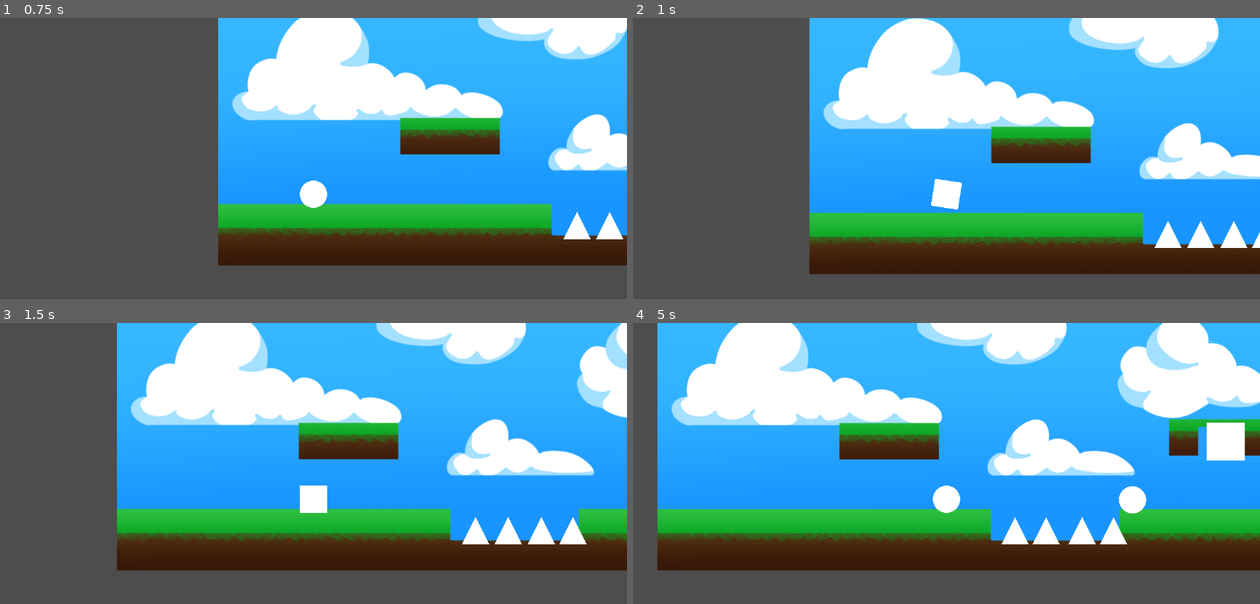
Above: before the commit, frames 1-4 (two rows, left to right).
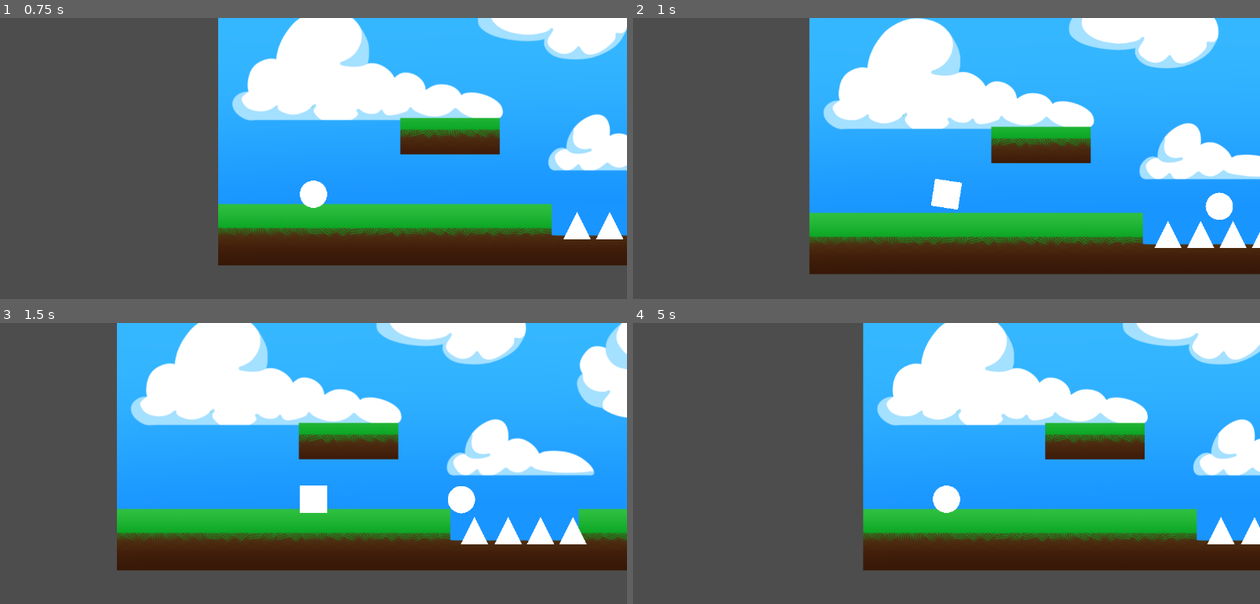
Above: after the commit, the same moments.

Repository: vmaye002-debug/shape-shifter
Game: Godot game, scene res://main.tscn
The game is run twice, just before and just after one commit, with the same random seed, the same clock (stepped at 60 frames per second) and the same inputs.
Inputs:
- Up to frame 1 (0.75 s): hold D (right) from 0.53 s (still down); hold 3 (circle) from 0.53 s (still down)
- Up to frame 2 (1 s): keep holding D (right); keep holding 3 (circle); tap 1 (square) at 0.8 s
- Up to frame 3 (1.5 s): release D (right) at 1.28 s; release 3 (circle) at 1.28 s; hold A (left) from 1.28 s (still down); tap 1 (square) at 1.35 s
- Up to frame 4 (5 s): tap 2 (triangle) at 1.55, 3.8 s; release A (left) at 2.03 s; hold 2 (triangle) 2.03-2.78 s; hold D (right) 2.03-3.53 s; tap 3 (circle) at 2.3, 2.85, 4.55 s; tap 1 (square) at 3.05, 4.35 s; hold Space (space) 3.53-4.28 s; hold A (left) from 3.53 s (still down)

Frame 1 is identical in both runs. In frame 2, 0.4% of the frame differs, in the area x 91-98%, y 62-82%; in frame 3, 0.4%; in frame 4, 56%, in the area x 3-100%, y 0-88%.

Commit message:
populating enemies

Diff:
--- a/Circle Enemy/circle_enemy.tscn
+++ b/Circle Enemy/circle_enemy.tscn
@@ -14,6 +14,7 @@
 
 [node name="Circle Enemy" type="RigidBody2D"]
 script = ExtResource("1_xxftg")
+speed_spawn = Vector2(-60000, 0)
 
 [node name="MeshInstance2D" type="MeshInstance2D" parent="."]
 mesh = SubResource("SphereMesh_7ktho")
--- a/Level2.tscn
+++ b/Level2.tscn
@@ -1,10 +1,12 @@
-[gd_scene load_steps=11 format=3 uid="uid://di4bicnfbayui"]
+[gd_scene load_steps=13 format=3 uid="uid://di4bicnfbayui"]
 
 [ext_resource type="Texture2D" uid="uid://crgtwstjtppa3" path="res://Level 2.png" id="1_psxy2"]
 [ext_resource type="Texture2D" uid="uid://dtwiiq0nc46rs" path="res://Level 2(fixed).png" id="2_wwdpc"]
-[ext_resource type="PackedScene" path="res://finish_flag.tscn" id="3_6faey"]
-
+[ext_resource type="PackedScene" uid="uid://bth6weqqvlgei" path="res://finish_flag.tscn" id="3_6faey"]
+[ext_resource type="PackedScene" uid="uid://cwut1arkaendl" path="res://enemy_triangle.tscn" id="4_6faey"]
 [ext_resource type="PackedScene" uid="uid://d3g3ui2j3sigp" path="res://Player.tscn" id="5_6x3wt"]
+[ext_resource type="PackedScene" uid="uid://bs1m7tu6y31jk" path="res://enemy_square.tscn" id="5_nc7oo"]
+[ext_resource type="PackedScene" uid="uid://dsqqh8fvkltgb" path="res://Circle Enemy/Spawner.tscn" id="7_6x3wt"]
 
 [sub_resource type="RectangleShape2D" id="RectangleShape2D_3453u"]
 size = Vector2(3001, 114)
@@ -36,7 +38,6 @@
 
 [node name="FinishFlag" parent="StaticBody2D" instance=ExtResource("3_6faey")]
 position = Vector2(1417.5, -204)
-
 
 [node name="CollisionShape2D" type="CollisionShape2D" parent="StaticBody2D"]
 shape = SubResource("RectangleShape2D_3453u")
@@ -81,5 +82,71 @@
 position = Vector2(1023, -84.5)
 shape = SubResource("RectangleShape2D_nc7oo")
 
+[node name="Node2D" parent="StaticBody2D" instance=ExtResource("4_6faey")]
+position = Vector2(-531, -232)
+
+[node name="Node2D2" parent="StaticBody2D" instance=ExtResource("4_6faey")]
+position = Vector2(-836, -234)
+
+[node name="Enemy" parent="StaticBody2D" instance=ExtResource("5_nc7oo")]
+position = Vector2(28, -400)
+
+[node name="Node2D3" parent="StaticBody2D" instance=ExtResource("4_6faey")]
+position = Vector2(134, -57)
+
+[node name="Node2D4" parent="StaticBody2D" instance=ExtResource("4_6faey")]
+position = Vector2(193, -57)
+
+[node name="Node2D5" parent="StaticBody2D" instance=ExtResource("4_6faey")]
+position = Vector2(254, -57)
+
+[node name="Node2D6" parent="StaticBody2D" instance=ExtResource("4_6faey")]
+position = Vector2(310, -57)
+
+[node name="Node2D7" parent="StaticBody2D" instance=ExtResource("4_6faey")]
+position = Vector2(364, -57)
+
+[node name="Node2D8" parent="StaticBody2D" instance=ExtResource("4_6faey")]
+position = Vector2(420, -57)
+
+[node name="Node2D9" parent="StaticBody2D" instance=ExtResource("4_6faey")]
+position = Vector2(477, -57)
+
+[node name="Node2D10" parent="StaticBody2D" instance=ExtResource("4_6faey")]
+position = Vector2(533, -57)
+
+[node name="Node2D11" parent="StaticBody2D" instance=ExtResource("4_6faey")]
+position = Vector2(589, -57)
+
+[node name="Node2D12" parent="StaticBody2D" instance=ExtResource("4_6faey")]
+position = Vector2(642, -57)
+
+[node name="Node2D13" parent="StaticBody2D" instance=ExtResource("4_6faey")]
+position = Vector2(697, -57)
+
+[node name="Node2D14" parent="StaticBody2D" instance=ExtResource("4_6faey")]
+position = Vector2(748, -57)
+
+[node name="Node2D15" parent="StaticBody2D" instance=ExtResource("4_6faey")]
+position = Vector2(797, -57)
+
+[node name="Node2D16" parent="StaticBody2D" instance=ExtResource("4_6faey")]
+position = Vector2(840, -57)
+
 [node name="Player" parent="." instance=ExtResource("5_6x3wt")]
 position = Vector2(110, 253)
+
+[node name="Circle Spawner" parent="." instance=ExtResource("7_6x3wt")]
+position = Vector2(1437, 297)
+
+[node name="Node2D" parent="." instance=ExtResource("4_6faey")]
+position = Vector2(351, 167)
+
+[node name="Enemy" parent="." instance=ExtResource("5_nc7oo")]
+position = Vector2(2422, 6)
+
+[node name="Enemy2" parent="." instance=ExtResource("5_nc7oo")]
+position = Vector2(2605, 6)
+
+[node name="Enemy3" parent="." instance=ExtResource("5_nc7oo")]
+position = Vector2(2770, 6)
--- a/main.tscn
+++ b/main.tscn
@@ -76,3 +76,4 @@
 
 [node name="Circle Enemy" parent="." instance=ExtResource("5_272bh")]
 position = Vector2(1114, 482)
+speed_spawn = Vector2(-60000, 0)
